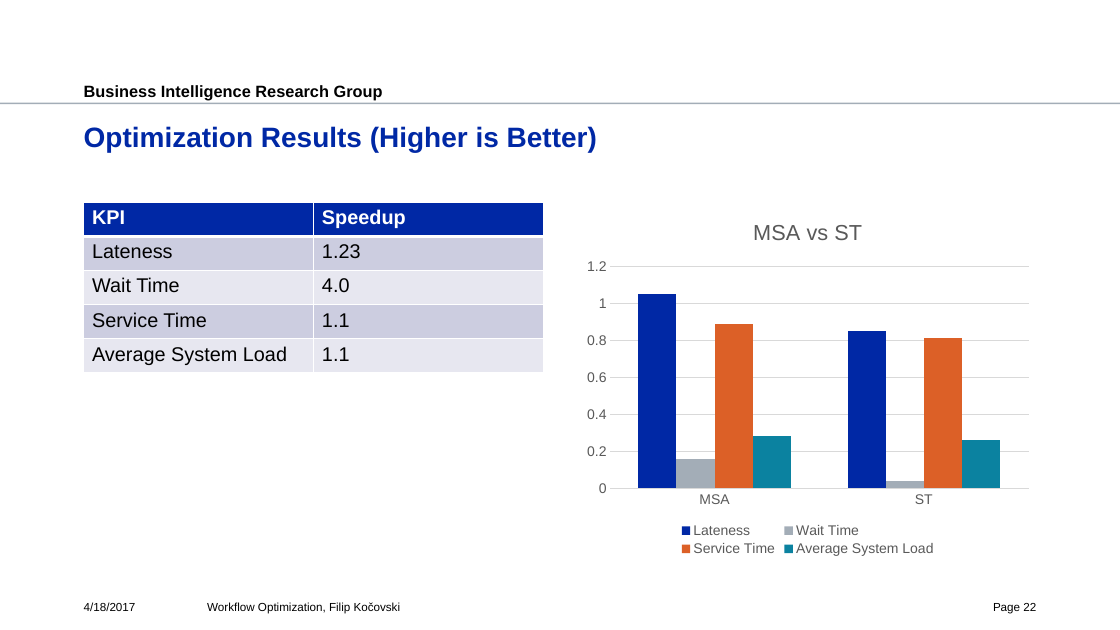
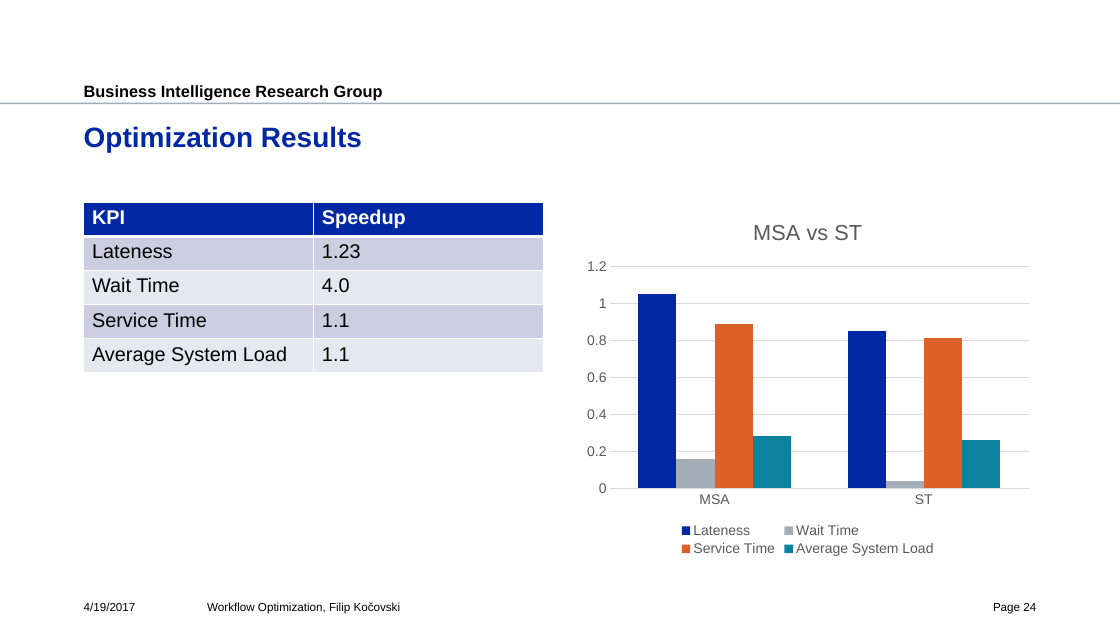
Before and after one commit to fkocovski/mt_presentation, a slide deck: slide 24 of Workflow Optimization.pptx (slide 22 before the commit). Drawn at 1120x630 pixels with LibreOffice and Linux fonts; fonts in the diff are those of the drawing; background and template pictures are left out. Boxes give left, top, right and bottom in pixels: in the first picture for what was removed or moved away, otherwise in the second. Text is boxed around its words. In the diff, an @@ line names an element or a change of style, - is before the commit and + after.

```diff
--- a/Workflow Optimization.pptx
+++ b/Workflow Optimization.pptx
@@ title at (84, 126, 362, 152): text changed @@
-Optimization Results (Higher is Better)
+Optimization Results
@@ text at (84, 602, 136, 611): text changed @@
-4/18/2017
+4/19/2017
@@ page number at (993, 603, 1036, 613): text changed @@
-Page 22
+Page 24
```
Also in this commit, not shown: 30 other slides changed, 3 slides added.
